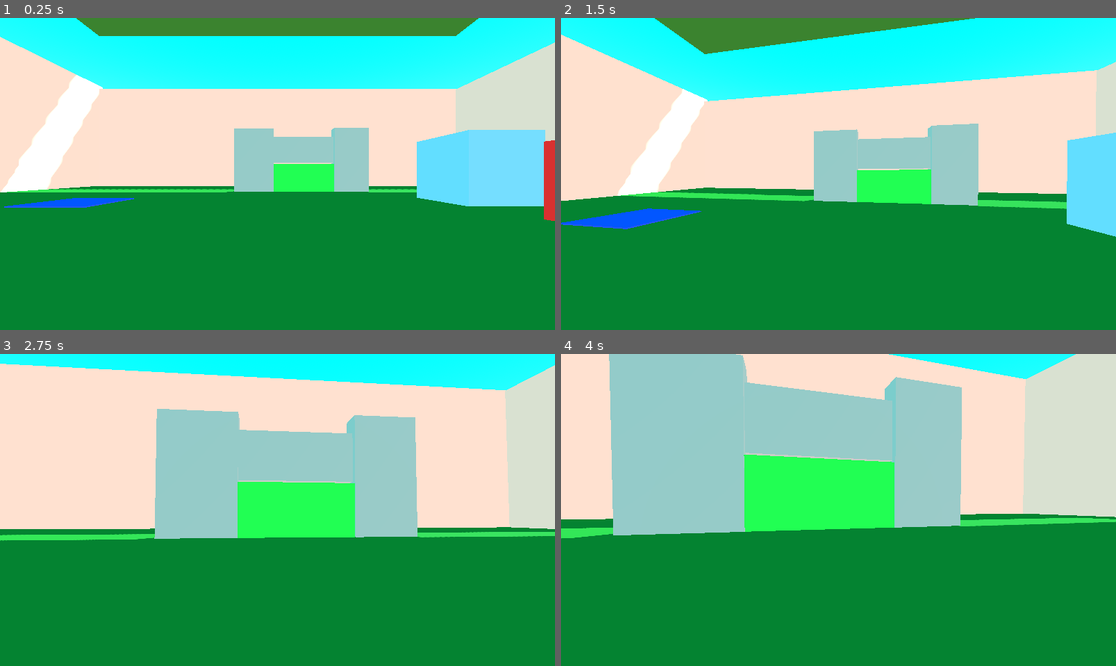
Above: before the commit, frames 1-4 (two rows, left to right).
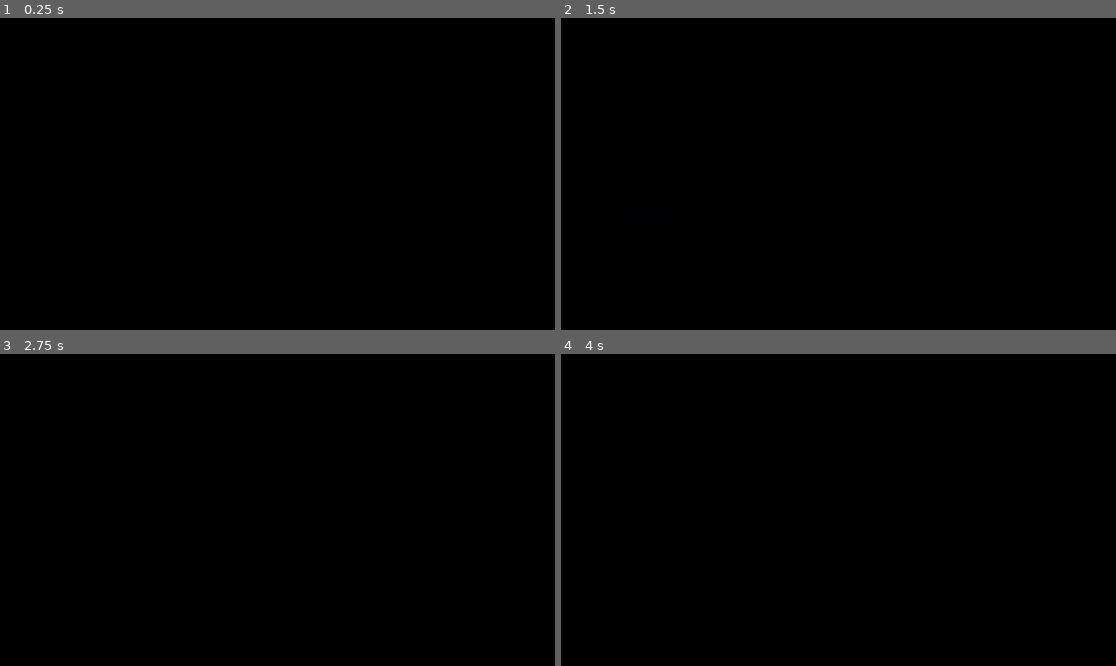
Above: after the commit, the same moments.

Repository: Dav1dFS/Paravision
Game: Godot game, scene res://Scenes/GameplayScenes/FP_POV.tscn
The game is run twice, just before and just after one commit, with the same random seed, the same clock (stepped at 60 frames per second) and the same inputs.
Inputs (mouse positions are in pixels of both pictures, inside the frame that each line leads up to):
- Up to frame 1 (0.25 s): no input
- Up to frame 2 (1.5 s): tap Enter (ui_accept) at 0.5 s; move the mouse to (866, 174) at 0.52 s; hold W (forward) from 0.53 s (still down); tap 1 (night_vision) at 0.6 s; tap Space (jump) at 0.77 s; move the mouse to (810, 174) at 1.27 s; tap 2 (Invis_Toggle) at 1.35 s
- Up to frame 3 (2.75 s): keep holding W (forward); tap Space (jump) at 1.52 s; tap 1 (night_vision) at 1.55, 2.3 s; move the mouse to (288, 503) at 2.02 s; tap C (crouch_stand) at 2.1 s
- Up to frame 4 (4 s): keep holding W (forward); move the mouse to (832, 516) at 2.77 s; tap G (drop) at 2.85 s; tap Space (jump) at 3.02, 3.77 s; tap 1 (night_vision) at 3.05, 3.8 s; move the mouse to (877, 513) at 3.52 s; tap 4 (gravity_toggle) at 3.6 s

The runs differ from the first frame. In frame 1, 100% of the frame differs, in the area x 0-100%, y 0-100%; in frame 2, 100%; in frame 3, 100%; in frame 4, 100%.

Commit message:
Changes Night

Diff:
--- a/Scenes/CharacterScenes/Player.tscn
+++ b/Scenes/CharacterScenes/Player.tscn
@@ -198,6 +198,7 @@
 [node name="Camera3D" type="Camera3D" parent="Head"]
 transform = Transform3D(76.92309, 0, 0, 0, 76.92309, 0, 0, 0, 76.92309, 0, 0, 0)
 cull_mask = 1048559
+fov = 37.849285
 
 [node name="ObjectDetector" type="RayCast3D" parent="Head/Camera3D"]
 target_position = Vector3(0, 0, -2)
@@ -210,6 +211,10 @@
 
 [node name="Hand" type="Node3D" parent="Head/Camera3D"]
 transform = Transform3D(1, 0, 0, 0, 1, 0, 0, 0, 1, 0.59999996, -0.4, -1.1)
+
+[node name="OmniLight3D" type="OmniLight3D" parent="Head/Camera3D"]
+shadow_enabled = true
+distance_fade_enabled = true
 
 [node name="CanvasLayer" type="CanvasLayer" parent="."]
 
--- a/Scenes/GameplayScenes/FP_POV.tscn
+++ b/Scenes/GameplayScenes/FP_POV.tscn
@@ -34,7 +34,7 @@
 
 [sub_resource type="Environment" id="Environment_t1w1c"]
 background_mode = 2
-background_energy_multiplier = 1.93
+background_energy_multiplier = 0.15
 sky = ExtResource("3_pgpkb")
 
 [sub_resource type="BoxShape3D" id="BoxShape3D_gi4ke"]
@@ -55,25 +55,25 @@
 [node name="Walls" type="Node3D" parent="Map"]
 
 [node name="CSGBox3D2" type="CSGBox3D" parent="Map/Walls"]
-transform = Transform3D(1, 0, 0, 0, 1, 0, 0, 0, 1, 0, 5.4566793, -29.5653)
+transform = Transform3D(1, 0, 0, 0, 2.2, 0, 0, 0, 1, 0, 5.44165, -29.5653)
 use_collision = true
 size = Vector3(52.4636, 16.752838, 1)
 material = SubResource("StandardMaterial3D_5cjrv")
 
 [node name="CSGBox3D3" type="CSGBox3D" parent="Map/Walls"]
-transform = Transform3D(1, 0, 0, 0, 1, 0, 0, 0, 1, 0, 5.28714, 29.3824)
+transform = Transform3D(1, 0, 0, 0, 2.2, 0, 0, 0, 1, 0, 5.068663, 29.3824)
 use_collision = true
 size = Vector3(52.4636, 16.41376, 1)
 material = SubResource("StandardMaterial3D_5cjrv")
 
 [node name="CSGBox3D4" type="CSGBox3D" parent="Map/Walls"]
-transform = Transform3D(-4.37114e-08, 0, -1, 0, 1, 0, 1, 0, -4.37114e-08, -26, 5.698822, 0.382374)
+transform = Transform3D(-4.37114e-08, 0, -1, 0, 2.2, 0, 1, 0, -4.37114e-08, -26, 5.974364, 0.382374)
 use_collision = true
 size = Vector3(60, 17.237123, 1)
 material = SubResource("StandardMaterial3D_5cjrv")
 
 [node name="CSGBox3D5" type="CSGBox3D" parent="Map/Walls"]
-transform = Transform3D(-4.371139e-08, 0, -1, 0, 1, 0, 1, 0, -4.371139e-08, 26, 5.4341736, 0.382374)
+transform = Transform3D(-4.371139e-08, 0, -1, 0, 2.2, 0, 1, 0, -4.371139e-08, 26, 5.392137, 0.382374)
 use_collision = true
 size = Vector3(60, 16.707827, 1)
 material = SubResource("StandardMaterial3D_5cjrv")
--- a/Scripts/player.gd
+++ b/Scripts/player.gd
@@ -34,6 +34,7 @@
 @onready var camcorder_canvas_layer: CanvasLayer = $Head/Camera3D/Camarascene/SubViewport/CanvasLayer
 @onready var camcorder_night_vision_shader: ColorRect = $Head/Camera3D/Camarascene/SubViewport/CanvasLayer/NightVisionShader
 @onready var animation_player: AnimationPlayer = $AnimationPlayer
+@onready var light_nv: OmniLight3D = $Head/Camera3D/OmniLight3D
 
 var gravity: float = 9.8
 var crouched: bool = false
@@ -66,6 +67,7 @@
 	player_view_night_vision_shader.visible = false
 	camcorder_canvas_layer.visible = false
 	camcorder_night_vision_shader.visible = false
+	light_nv.visible = false
 
 	gravity_toggle = false
 	play_animation("idle")
@@ -324,6 +326,7 @@
 
 func update_night_vision():
 	if night_vision_on:
+		light_nv.visible = true
 		player_canvas_layer.visible = true
 		player_view_night_vision_shader.visible = true
 		camcorder_canvas_layer.visible = true
@@ -333,6 +336,7 @@
 		player_view_night_vision_shader.visible = false
 		camcorder_canvas_layer.visible = false
 		camcorder_night_vision_shader.visible = false
+		light_nv.visible = false
 
 func _on_animation_player_animation_finished(_anim_name: StringName):
 	if !is_swapping_modes:
